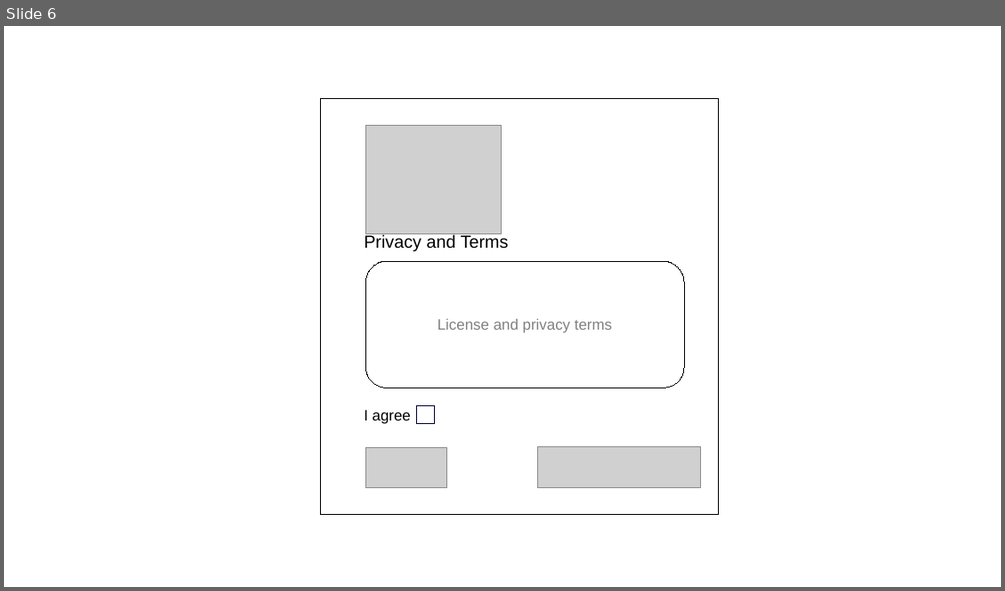
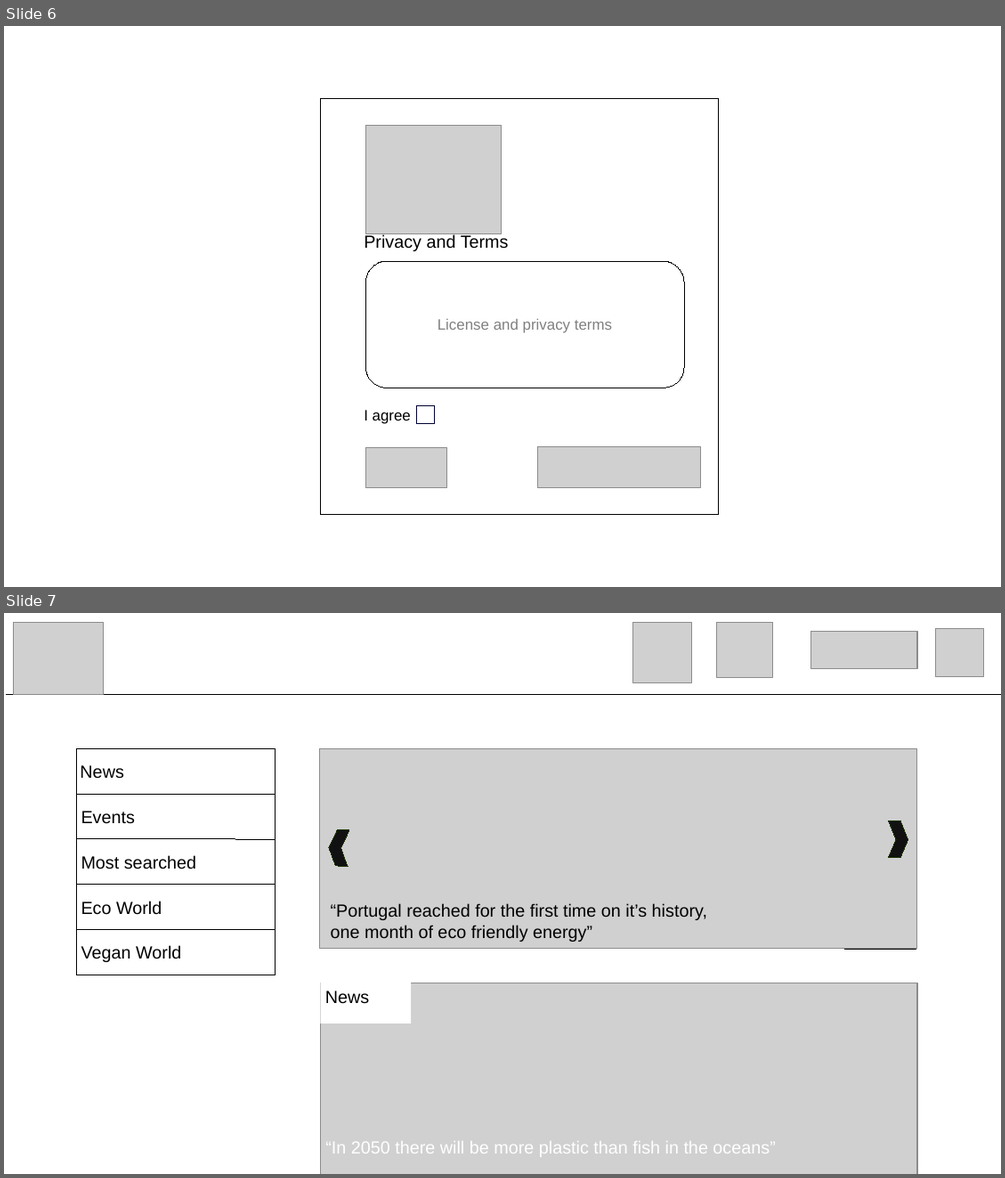
Before and after one commit to manugarcia101/EcoProject, a slide deck: Design/EcoWebStoryboard.odp. Shown one above the other, each under a label of ours: slide 6 before the commit, slides 6 and 7 after it. The pictures are 1005x591 and 1005x1178 pixels, drawn with LibreOffice and Linux fonts; fonts in the diff are those of the drawing; grey boxes stand for pictures. Boxes give left, top, right and bottom in pixels: in the first picture for what was removed or moved away, otherwise in the second. Text is boxed around its words. In the diff, an @@ line names an element or a change of style, - is before the commit and + after.

```diff
--- a/Design/EcoWebStoryboard.odp
+++ b/Design/EcoWebStoryboard.odp
@@ slide 7 added at (4,613,1001,1174), background #FFFFFF @@
@@ picture added at (13,622,104,694) @@
@@ picture added at (632,622,691,682) @@
@@ picture added at (717,622,773,678) @@
@@ picture added at (812,631,917,669) @@
@@ picture added at (936,629,984,676) @@
@@ freeform shape added at (6,694,1001,694), outline #000000 0 pt @@
@@ freeform shape added at (76,748,275,975), fill #FFFFFF, outline #000000 0 pt @@
@@ title added at (80,765,123,779), 14 pt, text #000000 @@
+News
@@ freeform shape added at (320,749,917,949), fill #FFFFFF, outline #000000 0 pt @@
@@ picture added at (320,748,916,949) @@
@@ line added from (76, 794) to (275, 794), #000000 0 pt @@
@@ title added at (81,811,135,824), 14 pt, text #000000 @@
+Events
@@ freeform shape added at (889,821,909,858), fill #111111, outline #193300 0 pt @@
@@ line added from (76, 839) to (275, 839), #000000 0 pt @@
@@ freeform shape added at (328,829,349,867), fill #111111, outline #193300 0 pt @@
@@ title added at (81,855,196,869), 14 pt, text #000000 @@
+Most searched
@@ line added from (76, 884) to (275, 884), #000000 0 pt @@
@@ title added at (81,900,162,915), 14 pt, text #000000 @@
+Eco World
@@ title added at (331,903,707,941), 14 pt, text #000000 @@
+“Portugal reached for the first time on it’s history,
+one month of eco friendly energy”
@@ line added from (76, 930) to (275, 930), #000000 0 pt @@
@@ title added at (81,945,181,962), 14 pt, text #000000 @@
+Vegan World
@@ freeform shape added at (321,982,918,1174), fill #FFFFFF, outline #000000 0 pt @@
@@ picture added at (321,983,917,1174) @@
@@ title added at (325,990,369,1004), 14 pt, text #000000 @@
+News
@@ title added at (325,1141,775,1157), 14 pt, text #FFFFFF @@
+“In 2050 there will be more plastic than fish in the oceans”
```
Also in this commit, not shown: 2 other slides added, 1 slide removed, 8 other files.
